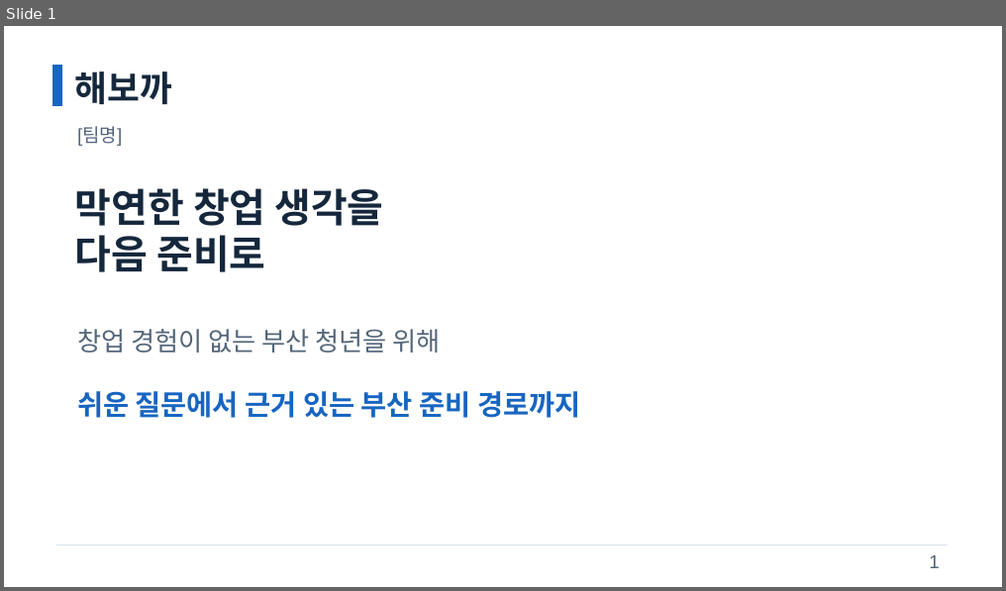
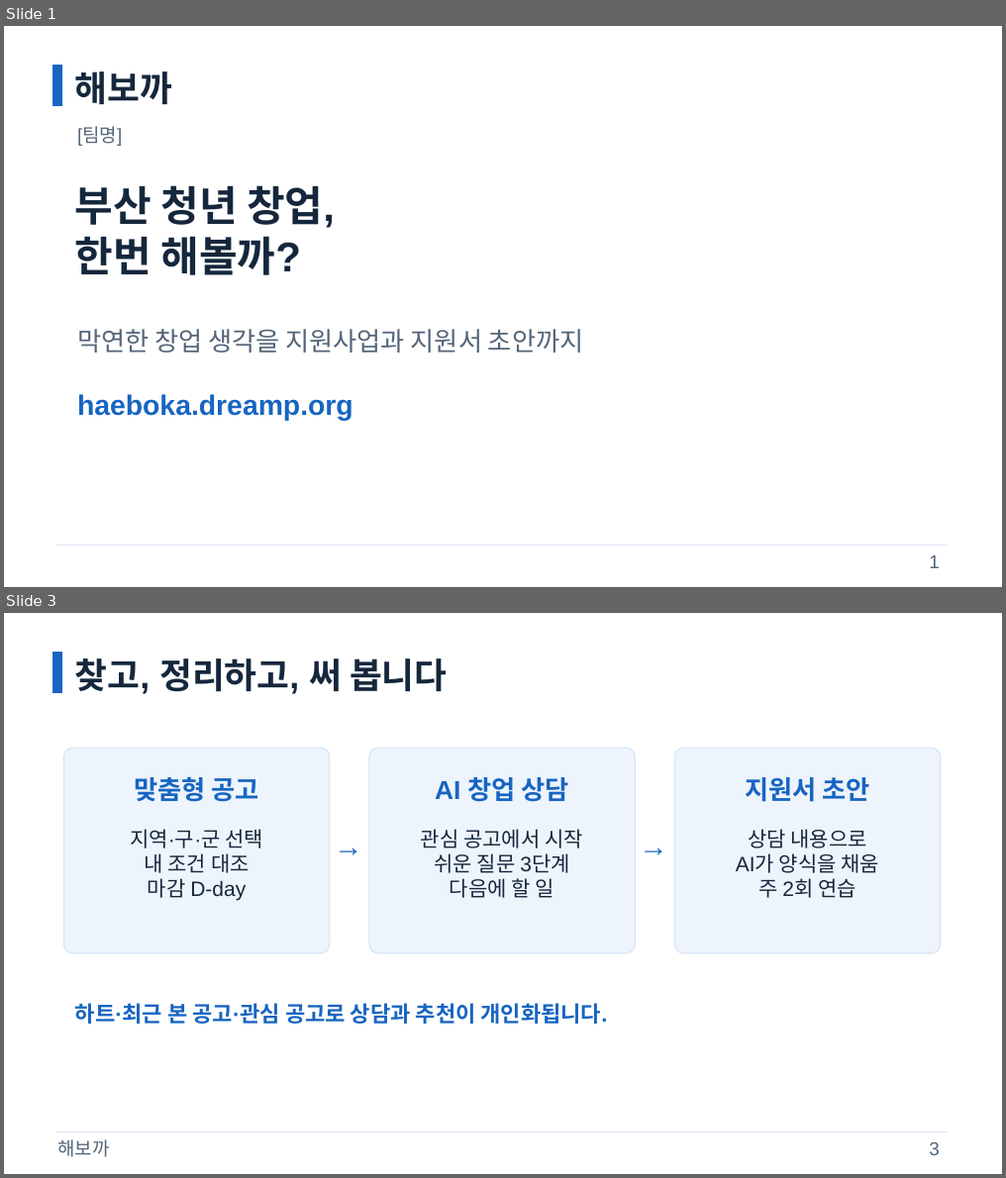
Before and after one commit to samsepi0l-1337/hackaton, a slide deck: docs/presentation/gil-pitch.pptx. Shown one above the other, each under a label of ours: slide 1 before the commit, slides 1 and 3 after it; the slides between them are not shown. The pictures are 1006x591 and 1006x1178 pixels, drawn with LibreOffice and Linux fonts; fonts in the diff are those of the drawing. Boxes give left, top, right and bottom in pixels: in the first picture for what was removed or moved away, otherwise in the second. Text is boxed around its words. In the diff, an @@ line names an element or a change of style, - is before the commit and + after.

```diff
--- a/docs/presentation/gil-pitch.pptx
+++ b/docs/presentation/gil-pitch.pptx
@@ slide 3 added at (x1=4, y1=613, x2=1002, y2=1174), background #FFFFFF @@
@@ rectangle added at (x1=53, y1=652, x2=62, y2=693), fill #1765C1, outline #1765C1 1 pt @@
@@ text added at (x1=75, y1=659, x2=447, y2=694), 34 pt, text #15273C, bold @@
+찾고, 정리하고, 써 봅니다
@@ rounded rectangle added at (x1=63, y1=748, x2=330, y2=954), fill #EDF4FC, outline #D5E4F5 1 pt @@
@@ rounded rectangle added at (x1=369, y1=748, x2=635, y2=954), fill #EDF4FC, outline #D5E4F5 1 pt @@
@@ rounded rectangle added at (x1=675, y1=748, x2=941, y2=954), fill #EDF4FC, outline #D5E4F5 1 pt @@
@@ text added at (x1=134, y1=777, x2=259, y2=802), 25 pt, text #1765C1, bold @@
+맞춤형 공고
@@ text added at (x1=435, y1=777, x2=569, y2=802), 25 pt, text #1765C1, bold @@
+AI 창업 상담
@@ text added at (x1=745, y1=777, x2=870, y2=802), 25 pt, text #1765C1, bold @@
+지원서 초안
@@ text added at (x1=130, y1=829, x2=263, y2=901), 20 pt, text #15273C @@
+지역·구·군 선택
+내 조건 대조
+마감 D-day
@@ text added at (x1=334, y1=827, x2=363, y2=863), 28 pt, text #1765C1 @@
+→
@@ text added at (x1=421, y1=829, x2=583, y2=898), 20 pt, text #15273C @@
+관심 공고에서 시작
+쉬운 질문 3단계
+다음에 할 일
@@ text added at (x1=639, y1=827, x2=668, y2=863), 28 pt, text #1765C1 @@
+→
@@ text added at (x1=736, y1=829, x2=879, y2=898), 20 pt, text #15273C @@
+상담 내용으로
+AI가 양식을 채움
+주 2회 연습
@@ text added at (x1=75, y1=1003, x2=608, y2=1024), 21 pt, text #1765C1, bold @@
+하트·최근 본 공고·관심 공고로 상담과 추천이 개인화됩니다.
@@ line added from (56, 1133) to (947, 1133), #DBE5F0 1 pt @@
@@ text added at (x1=57, y1=1140, x2=109, y2=1157), 18 pt, text #536579 @@
+해보까
@@ text added at (x1=929, y1=1143, x2=940, y2=1156), 18 pt, text #536579 @@
+3
@@ slide 1 changed as well @@
@@ text at (x1=75, y1=185, x2=335, y2=275): text changed; size 38 to 40 pt @@
-막연한 창업 생각을
-다음 준비로
+부산 청년 창업,
+한번 해볼까?
@@ text at (x1=77, y1=329, x2=583, y2=353): text changed @@
-창업 경험이 없는 부산 청년을 위해
+막연한 창업 생각을 지원사업과 지원서 초안까지
@@ text at (x1=77, y1=394, x2=353, y2=420): text changed @@
-쉬운 질문에서 근거 있는 부산 준비 경로까지
+haeboka.dreamp.org
```
Also in this commit, not shown: 1 other slide changed, 4 other slides added, 4 slides removed, 4 other files.
